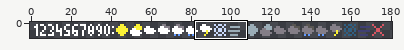
Pixel-art file -- Clock/DisplayFrame.aseprite. Above, an overview of the earlier version with the close-up marked.
Close-up. As it was:
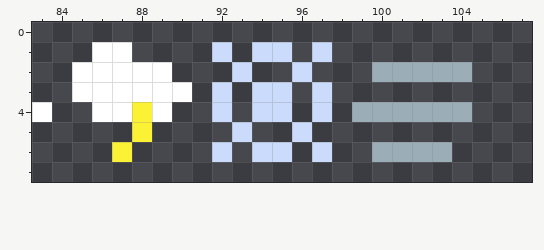
512x8 pixels, 1 frame. Colours within 5 levels of each other are drawn and written as one. Shown: x 83..107, y 0..7. The wide view leaves out empty margins. The commit also changed other parts of the picture, which this record leaves out.
Once edited:
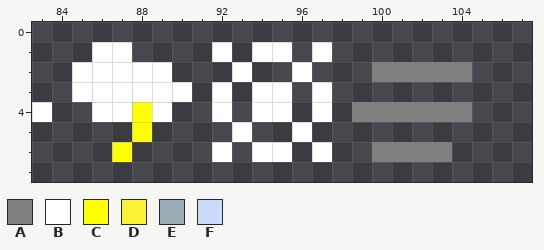
Palette (. is transparent): A #808080  B #ffffff  C #ffff00  D #fbf236  E #9badb7  F #cbdbfc
From old to new:
@@ x 83..107 @@
 0 .........................
-1 ...BB....F.FF.F..........
-2 ..BBBBB...F..F...EEEEE...
-3 ..BBBBBB.F.FF.F..........
-4 B..BBDB..F.FF.F.EEEEEE...
-5 .....D....F..F...........
-6 ....D....F.FF.F..EEEE....
+1 ...BB....B.BB.B..........
+2 ..BBBBB...B..B...AAAAA...
+3 ..BBBBBB.B.BB.B..........
+4 B..BBCB..B.BB.B.AAAAAA...
+5 .....C....B..B...........
+6 ....C....B.BB.B..AAAA....
 7 .........................
Changed places in both close-ups, as pixel boxes (x1, y1, x2, y2):
changed: (212, 42, 472, 162)
changed: (112, 102, 152, 162)
